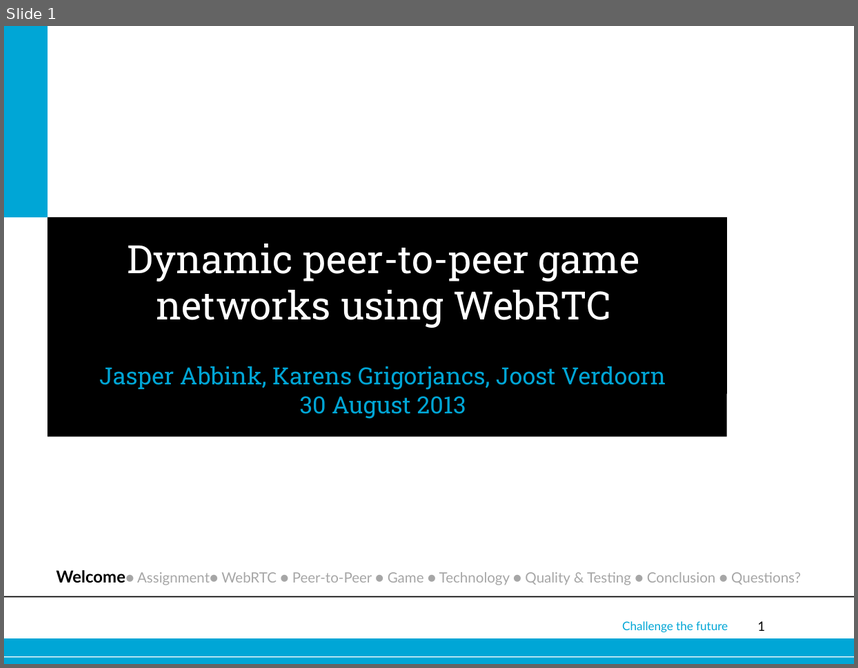
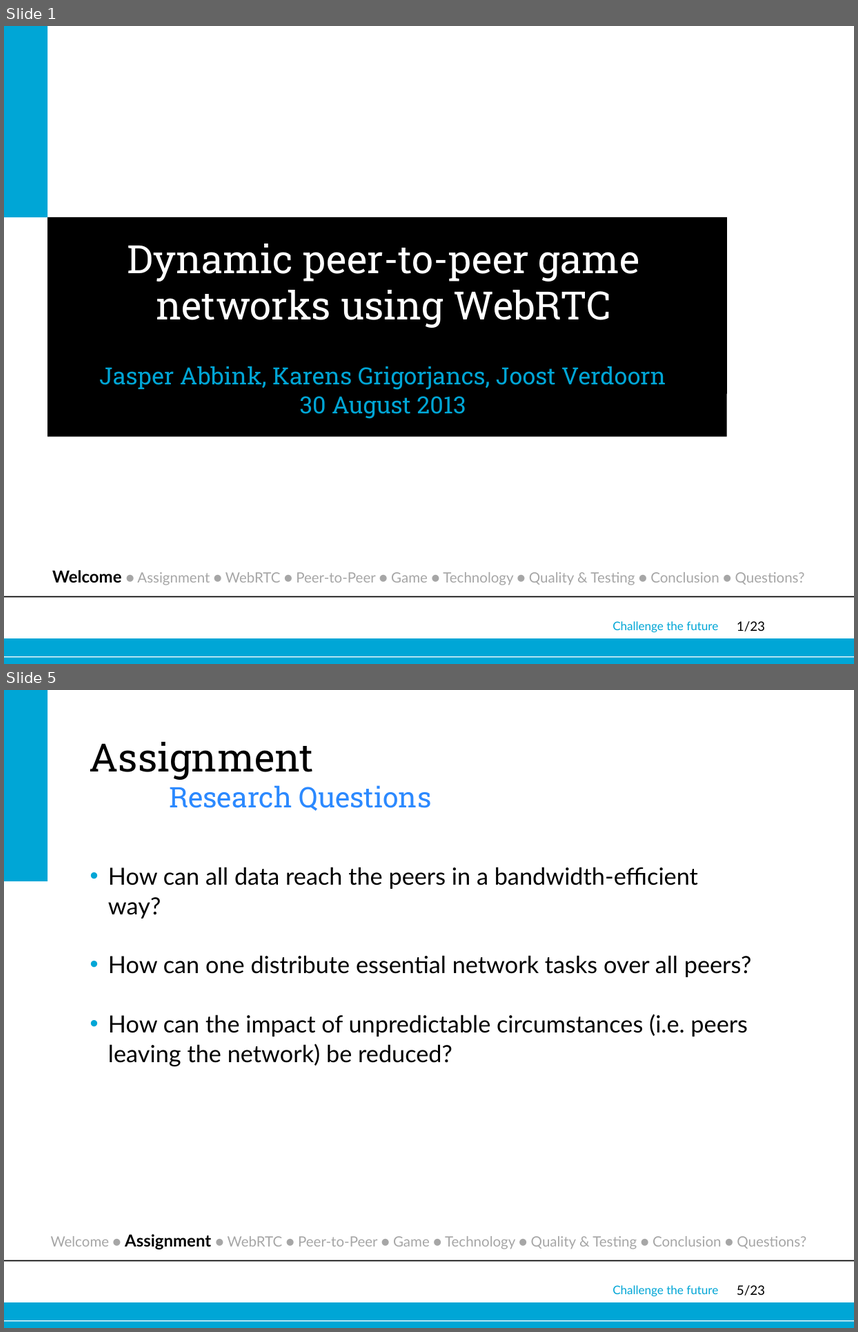
Before and after one commit to joostverdoorn/webrtc, a slide deck: documents/Eindpresentatie/webrtc.pptx. Shown one above the other, each under a label of ours: slide 1 before the commit, slides 1 and 5 after it; the slides between them are not shown. The pictures are 858x668 and 858x1332 pixels, drawn with LibreOffice and Linux fonts; fonts in the diff are those of the drawing; background and template pictures are left out. Boxes give left, top, right and bottom in pixels: in the first picture for what was removed or moved away, otherwise in the second. Text is boxed around its words. In the diff, an @@ line names an element or a change of style, - is before the commit and + after.

```diff
--- a/documents/Eindpresentatie/webrtc.pptx
+++ b/documents/Eindpresentatie/webrtc.pptx
@@ slide 5 added at <box>4,690,854,1328</box>, background #FFFFFF; not listed: 5 template elements that a slide beside it also shows @@
@@ rectangle added at <box>4,690,47,881</box>, fill #00A6D6 @@
@@ title added at <box>90,742,432,811</box>, 24 pt, text #2B89FF @@
+Assignment
+Research Questions
@@ text added at <box>108,867,751,1066</box>, 20 pt, text #000000 @@
+• How can all data reach the peers in a bandwidth-efficient way?
+• How can one distribute essential network tasks over all peers?
+• How can the impact of unpredictable circumstances (i.e. peers leaving the network) be reduced?
@@ text added at <box>51,1234,806,1250</box>, 12 pt, text #A6A6A6 @@
+Welcome ● Assignment ● WebRTC ● Peer-to-Peer ● Game ● Technology ● Quality & Testing ● Conclusion ● Questions?
@@ slide 1 changed as well @@
@@ text at <box>52,570,805,585</box>: spaces changed @@
-Welcome● Assignment● WebRTC ● Peer-to-Peer ● Game ● Technology ● Quality & Testing ● Conclusion ● Questions?
+Welcome ● Assignment ● WebRTC ● Peer-to-Peer ● Game ● Technology ● Quality & Testing ● Conclusion ● Questions?
@@ text "Challenge the future": place and size @@
-text "Challenge the future" at <box>622,621,728,632</box>
+text "Challenge the future" at <box>613,621,718,632</box>
@@ page number at <box>737,621,765,631</box>: text changed @@
-1
+1/23
```
Also in this commit, not shown: 15 other slides changed, 6 other slides added.
